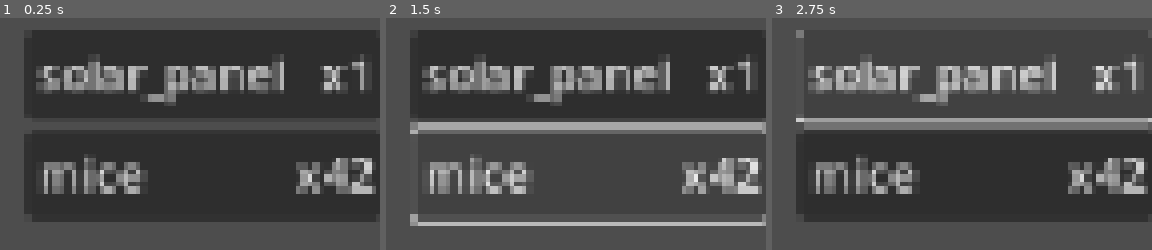
Above: before the commit, frames 1-3 (left to right).
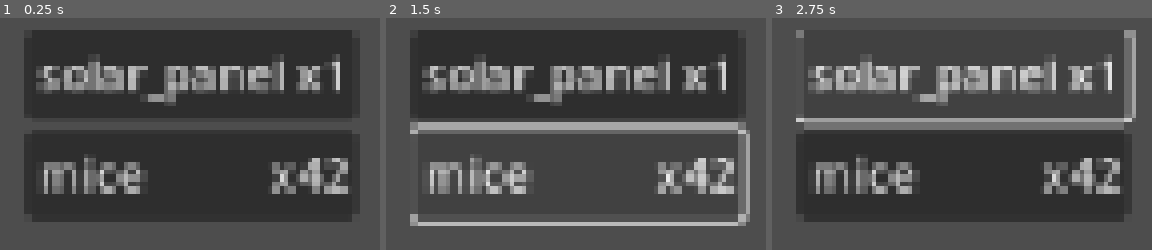
Above: after the commit, the same moments.

Repository: CrazyCat911/watts-up
Game: Godot game, scene res://level_stub.tscn
The game is run twice, just before and just after one commit, with the same random seed, the same clock (stepped at 60 frames per second) and the same inputs. The project has no main scene, so this scene is started directly.
Inputs:
- Up to frame 1 (0.25 s): no input
- Up to frame 2 (1.5 s): click "solar_panel x1" at 0.5 s; click "mice x42" at 1.25 s
- Up to frame 3 (2.75 s): click "solar_panel x1" at 2 s

The runs differ from the first frame. In frame 1, 7.1% of the frame differs, in the area x 71-100%, y 5-88%; in frame 2, 6.8%; in frame 3, 6.7%.

Commit message:
fix some bugs

Diff:
--- a/shop.gd
+++ b/shop.gd
@@ -10,8 +10,8 @@
 func init_shop(data: Dictionary, sprites: Dictionary) -> void:
 	var container_node: VBoxContainer = $VBoxContainer
 
-	for child in container_node.get_children():
-		child.queue_free()
+	#for child in container_node.get_children():
+		#child.queue_free()
 
 	shopdata = data
 
--- a/shop.tscn
+++ b/shop.tscn
@@ -14,5 +14,4 @@
 
 [node name="VBoxContainer" type="VBoxContainer" parent="."]
 layout_mode = 2
-size_flags_horizontal = 3
 size_flags_vertical = 3
Not shown, added: assets/roof-tiles-4096x4096.png.import
